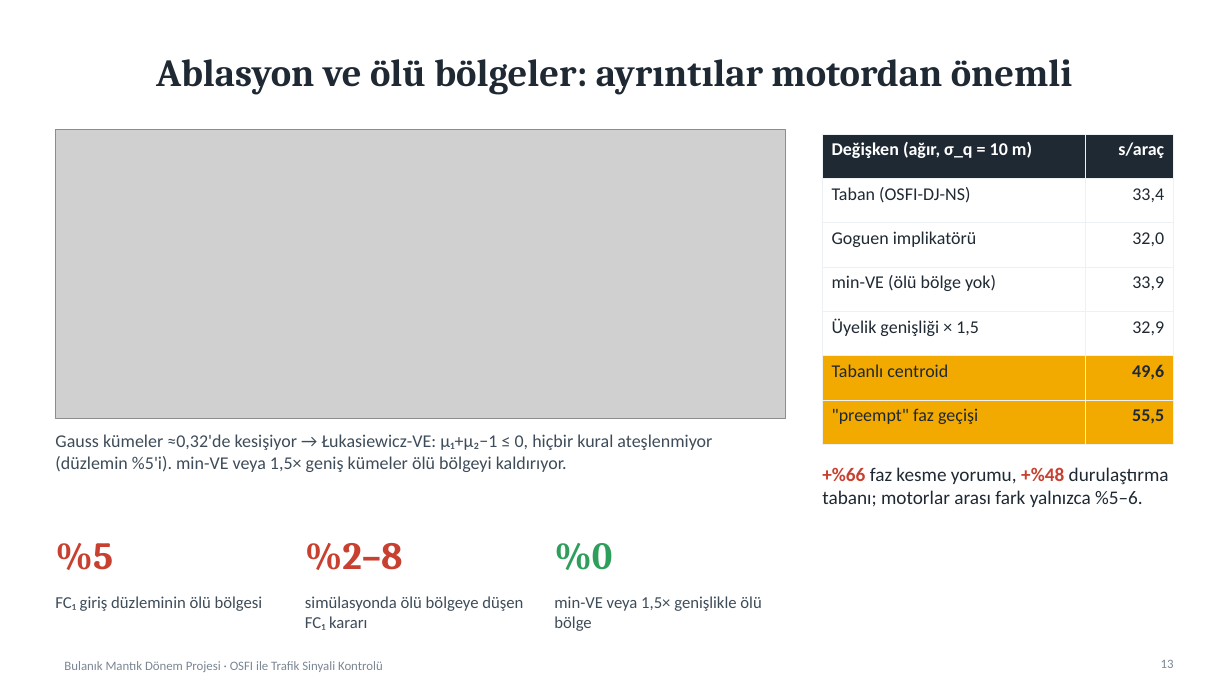
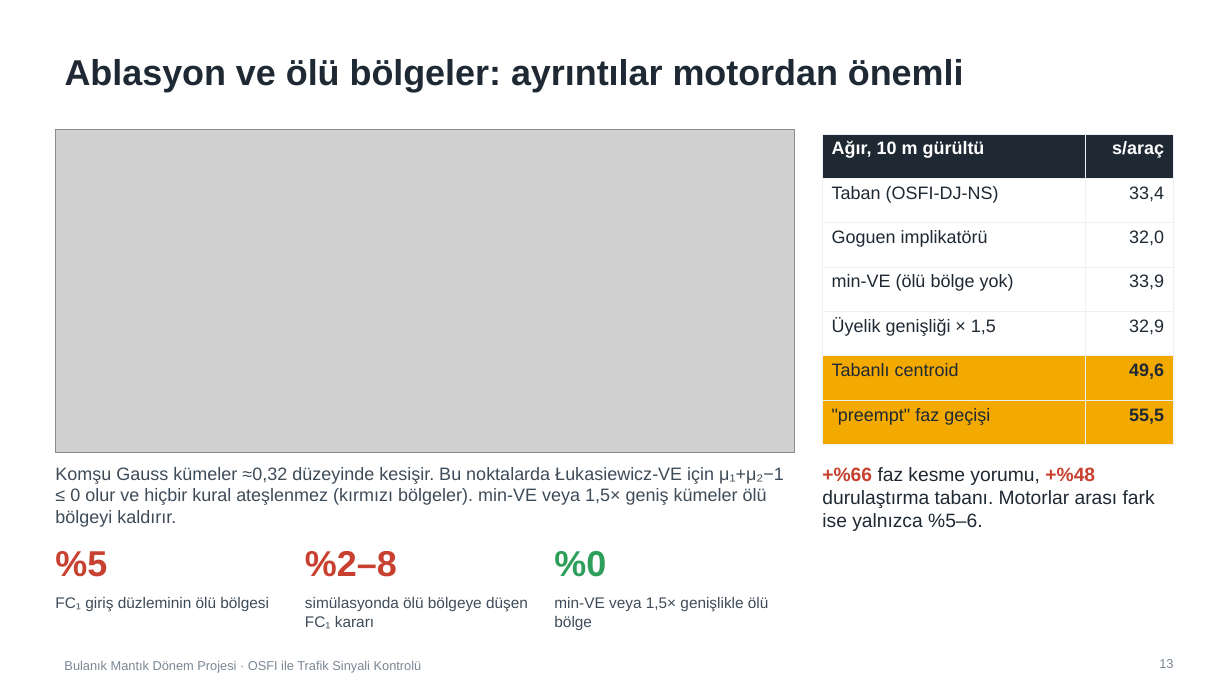
Before and after one commit to iscanliomerfaruk/osfi-traffic-signal-control, a slide deck: slide 13 of presentation/OSFI_Sunum.pptx. Drawn at 1232x693 pixels with LibreOffice and Linux fonts; fonts in the diff are those of the drawing; grey boxes stand for pictures. Boxes give left, top, right and bottom in pixels: in the first picture for what was removed or moved away, otherwise in the second. Text is boxed around its words. In the diff, an @@ line names an element or a change of style, - is before the commit and + after.

```diff
--- a/presentation/OSFI_Sunum.pptx
+++ b/presentation/OSFI_Sunum.pptx
@@ title "Ablasyon ve ölü bölgeler: ayrıntılar ..." at [65, 59, 964, 92]: size 30 to 28 pt, font Cambria to Arial; alignment centre to left @@
@@ picture: place and size @@
-picture at [55, 129, 786, 419]
+picture at [55, 129, 795, 453]
@@ table at [823, 134, 1174, 429] @@
-row 1, column 1: Değişken (ağır, σ_q = 10 m)
+row 1, column 1: Ağır, 10 m gürültü
@@ font Calibri to Arial @@
@@ text at [55, 467, 784, 527]: text changed; font Calibri to Arial @@
-Gauss kümeler ≈0,32'de kesişiyor → Łukasiewicz-VE: μ₁+μ₂−1 ≤ 0, hiçbir kural ateşlenmiyor (düzlemin %5'i). min-VE veya 1,5× geniş kümeler ölü bölgeyi kaldırıyor.
+Komşu Gauss kümeler ≈0,32 düzeyinde kesişir. Bu noktalarda Łukasiewicz-VE için μ₁+μ₂−1 ≤ 0 olur ve hiçbir kural ateşlenmez (kırmızı bölgeler). min-VE veya 1,5× geniş kümeler ölü bölgeyi kaldırır.
@@ text at [822, 467, 1155, 531]: text changed; font Calibri to Arial @@
-+%66 faz kesme yorumu, +%48 durulaştırma tabanı; motorlar arası fark yalnızca %5–6.
++%66 faz kesme yorumu, +%48 durulaştırma tabanı. Motorlar arası fark ise yalnızca %5–6.
@@ text "%5": place and size @@
-text "%5" at [55, 543, 113, 570]
+text "%5" at [55, 551, 107, 577]
@@ text "%2–8": place and size @@
-text "%2–8" at [305, 543, 403, 570]
+text "%2–8" at [305, 551, 397, 577]
@@ size 30 to 28 pt, font Cambria to Arial in 3 elements at [55, 551, 107, 577], [305, 551, 397, 577], [554, 551, 606, 577] @@
@@ text "%0": place and size @@
-text "%0" at [554, 543, 612, 570]
+text "%0" at [554, 551, 606, 577]
@@ size 13 to 12 pt, font Calibri to Arial in 3 elements at [55, 597, 269, 611], [305, 597, 528, 629], [554, 597, 769, 630] @@
@@ text "Bulanık Mantık Dönem Projesi · ..." at [64, 660, 422, 673]: font Calibri to Arial @@
@@ page number at [1159, 659, 1173, 668]: font Calibri to Arial @@
```
Also in this commit, not shown: 14 other slides changed, 1 other file.
